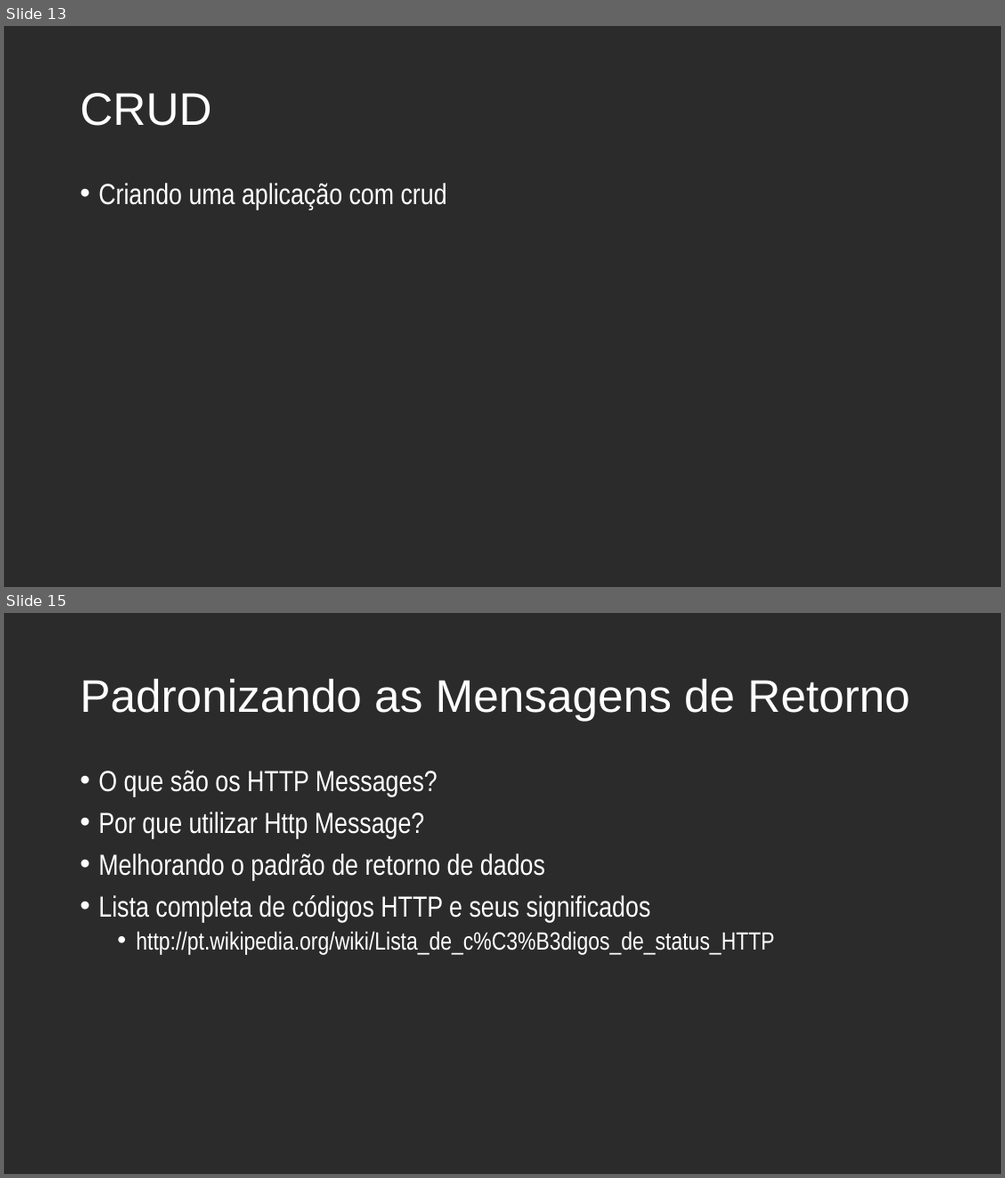
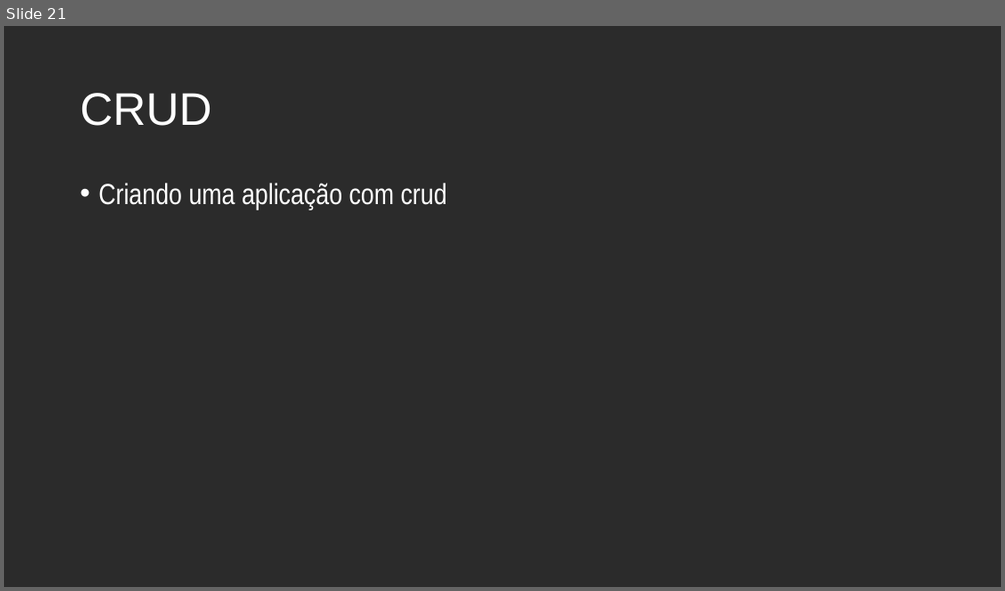
Before and after one commit to andrebaltieri/5485, a slide deck: ppts/Modulo 4/5485 - M04A01.pptx. Shown one above the other, each under a label of ours: slides 13 and 15 before the commit, slide 21 after it; the slides between them are not shown. The pictures are 1005x1178 and 1005x591 pixels, drawn with LibreOffice and Linux fonts; fonts in the diff are those of the drawing; background and template pictures are left out; a plain dark background stands for a picture behind light text. Boxes give left, top, right and bottom in pixels: in the first picture for what was removed or moved away, otherwise in the second. Text is boxed around its words. In the diff, an @@ line names an element or a change of style, - is before the commit and + after.

```diff
--- a/ppts/Modulo 4/5485 - M04A01.pptx
+++ b/ppts/Modulo 4/5485 - M04A01.pptx
@@ slide 15 removed at (x1=4, y1=613, x2=1001, y2=1174), background picture (left out) @@
@@ title removed at (x1=80, y1=679, x2=910, y2=721) @@
-Padronizando as Mensagens de Retorno
@@ text removed at (x1=98, y1=770, x2=774, y2=954) @@
-• O que são os HTTP Messages?
-• Por que utilizar Http Message?
-• Melhorando o padrão de retorno de dados
-• Lista completa de códigos HTTP e seus significados
-  • http://pt.wikipedia.org/wiki/Lista_de_c%C3%B3digos_de_status_HTTP
@@ what was slide 13 is now slide 21 @@
```
Also in this commit, not shown: 2 slides changed, 6 slides added, 4 other files.
